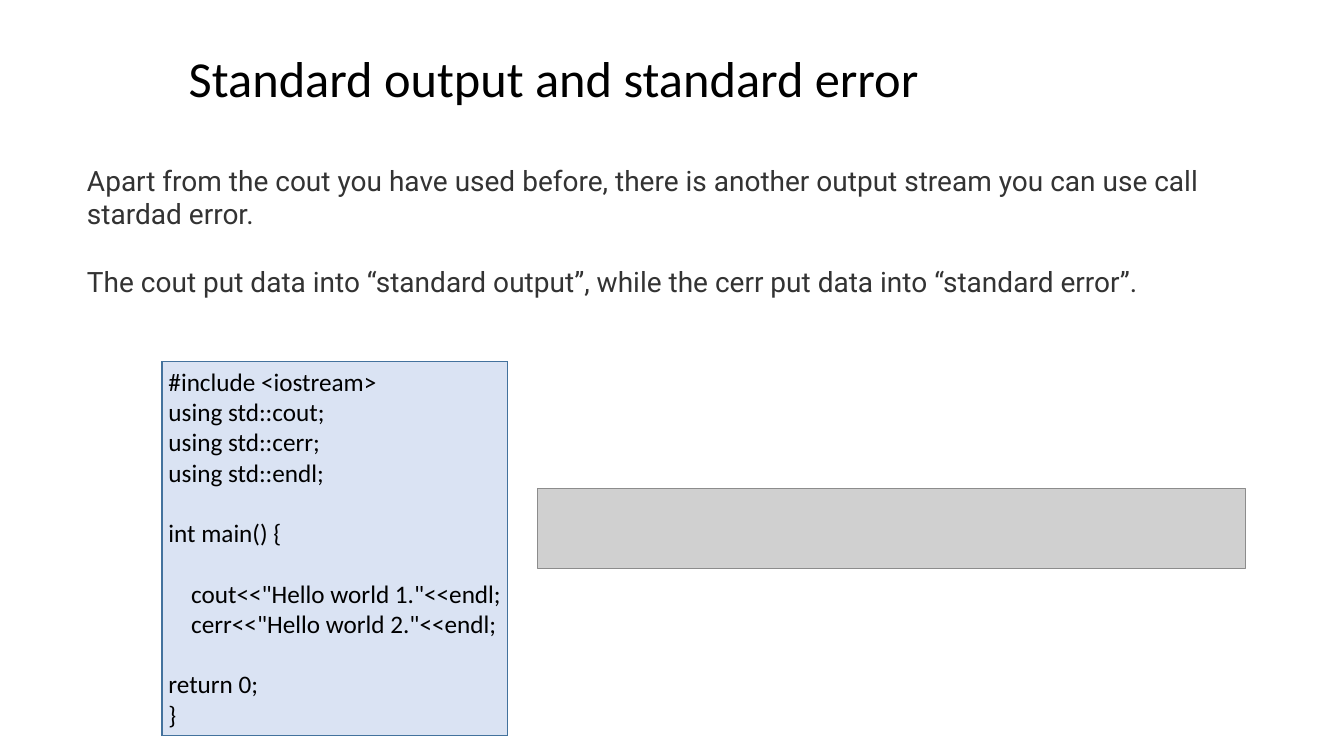
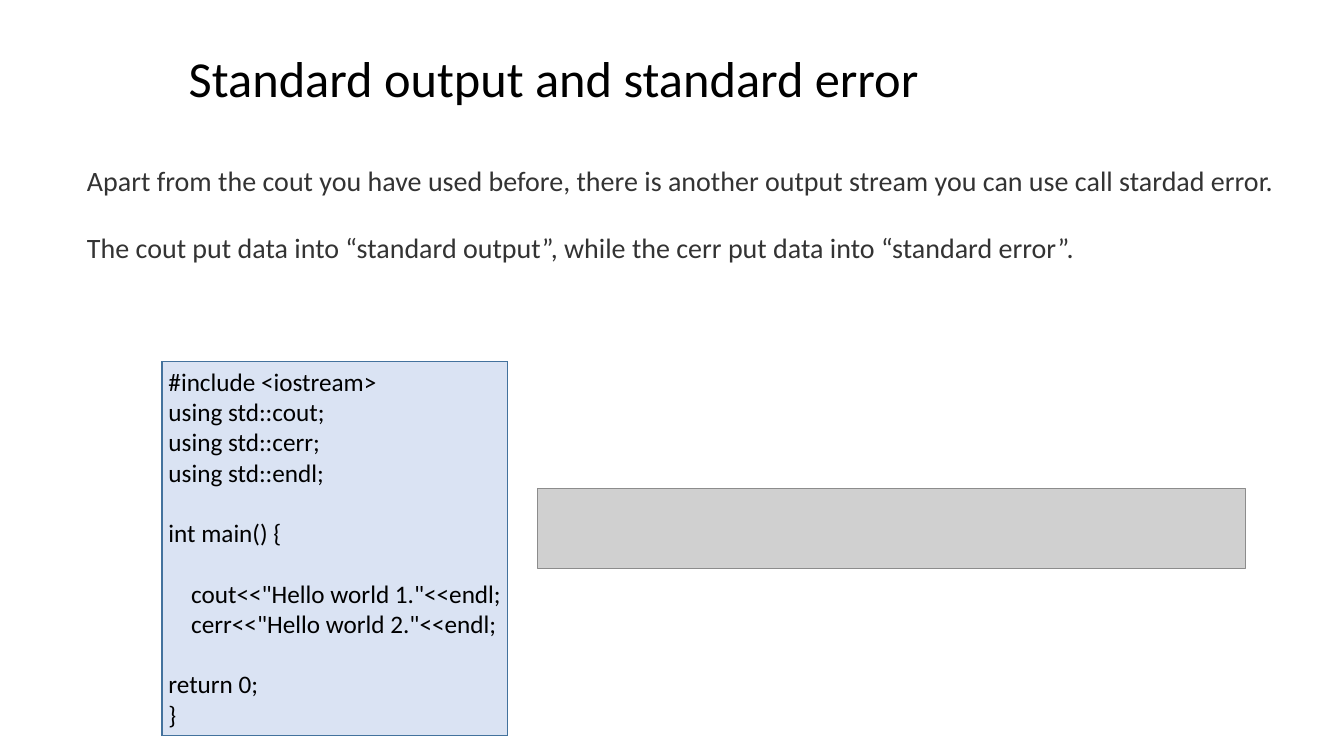
Before and after one commit to ShiqiYu/CPP, a slide deck: slide 24 of week14/Lab14.pptx (slide 28 before the commit). Drawn at 1344x756 pixels with LibreOffice and Linux fonts; fonts in the diff are those of the drawing; grey boxes stand for pictures; background and template pictures are left out. Boxes give left, top, right and bottom in pixels: in the first picture for what was removed or moved away, otherwise in the second. Text is boxed around its words. In the diff, an @@ line names an element or a change of style, - is before the commit and + after.

```diff
--- a/week14/Lab14.pptx
+++ b/week14/Lab14.pptx
@@ text "Apart from the cout you ..." at box(87, 171, 1273, 263): font Roboto to Calibri @@
```
Also in this commit, not shown: 14 other slides changed, 9 slides added, 14 slides removed.
